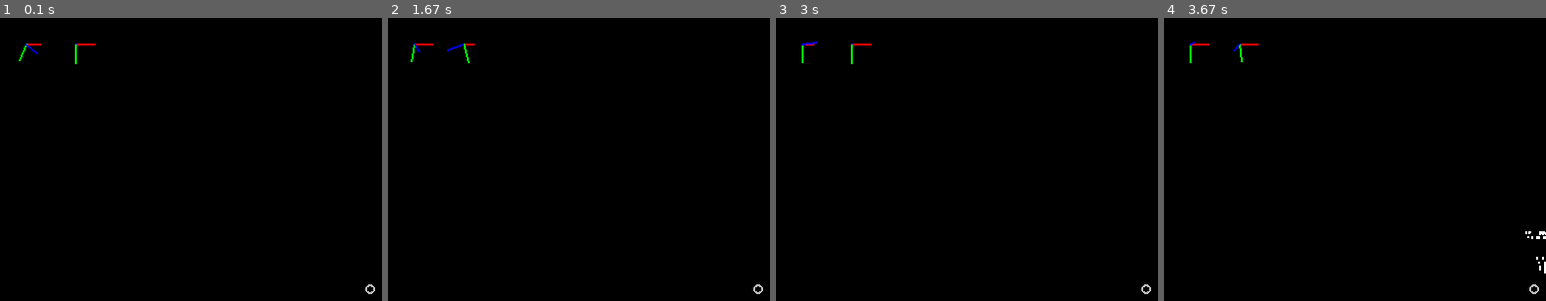
Above: before the commit, frames 1-4 (left to right).
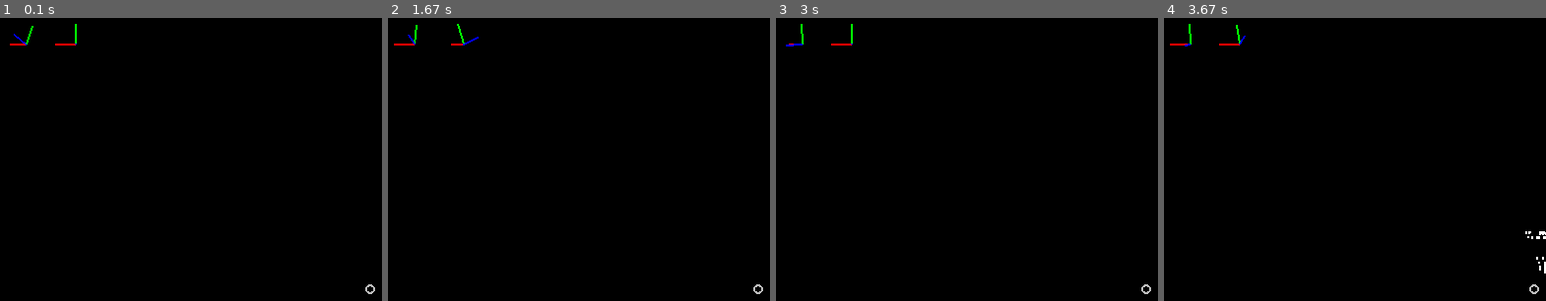
Above: after the commit, the same moments.

Repository: vitor-n/pygame-3D-graphics
Game: pygame game, started from main.py
The game is run twice, just before and just after one commit, with the same random seed, the same clock (stepped at 60 frames per second) and the same inputs.
Inputs (mouse positions are % of the whole screen's width and height, from its top left):
- Up to frame 1 (0.1 s): no input
- Up to frame 2 (1.67 s): hold Right 0.33-0.8 s; move the mouse to (45, 53) at 0.37 s; hold Up 0.83-1.13 s; move the mouse to (82, 45) at 0.87 s; hold Right 1.17-1.63 s; move the mouse to (49, 55) at 1.2 s
- Up to frame 3 (3 s): hold Left 1.67-2.2 s; move the mouse to (24, 49) at 1.7 s; hold Down 2.23-2.53 s; move the mouse to (59, 71) at 2.27 s; hold Left 2.57-2.97 s; move the mouse to (16, 72) at 2.6 s
- Up to frame 4 (3.67 s): hold Up 3-3.37 s; move the mouse to (64, 12) at 3.03 s; hold Right from 3.4 s (still down); move the mouse to (86, 85) at 3.43 s
The pictures show only the part of the screen within x 0-50%, y 0-50%; the shares and areas given below are measured in that part.

The runs differ from the first frame. In frame 1, 0.3% of the frame differs, in the area x 2-25%, y 2-17%; in frame 2, 0.3%, in the area x 1-24%, y 2-16%; in frame 3, 0.3%; in frame 4, 0.3%.

Commit message:
fixed axes directions

Diff:
--- a/axes_indicator.py
+++ b/axes_indicator.py
@@ -20,7 +20,7 @@
                                       [self.center[0], self.center[1], 0],
                                       [self.center[0], self.center[1], 0]))
 
-        lines_end_positions = (vectors_matrix * self.line_size + add_center_matrix).tolist()
+        lines_end_positions = (vectors_matrix * -self.line_size + add_center_matrix).tolist()
 
         pygame.draw.line(screen, "red", self.center, lines_end_positions[0][:2], 2)
         pygame.draw.line(screen, "green", self.center, lines_end_positions[1][:2], 2)
